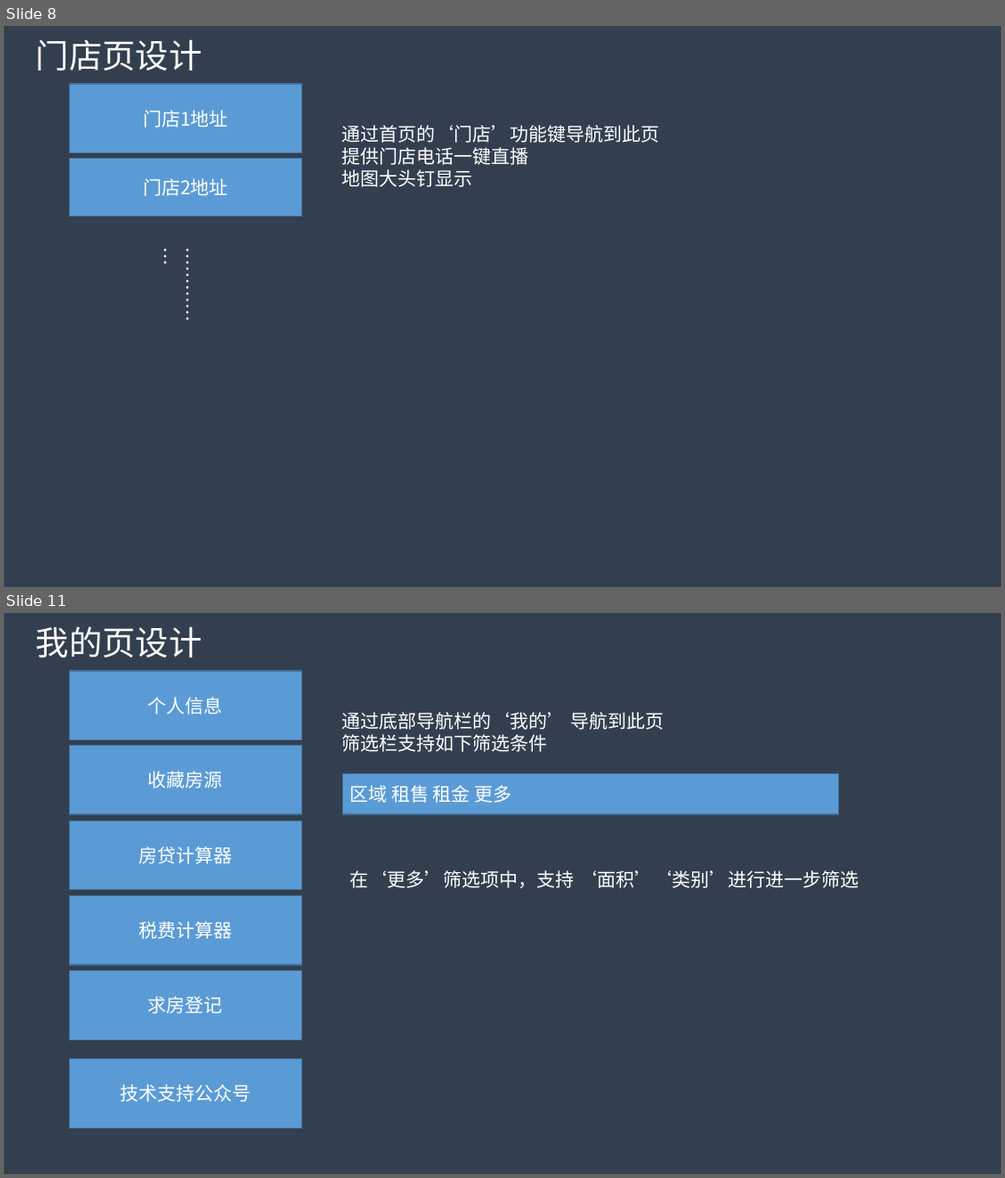
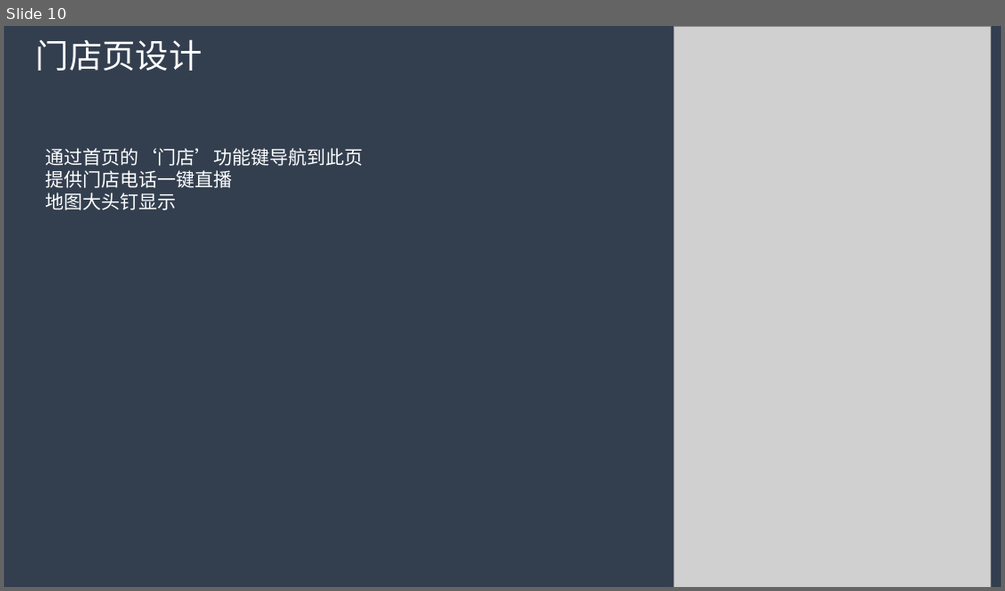
Before and after one commit to myfc-mp/myfc, a slide deck: docs/房产中介小程序方案设计.pptx. Shown one above the other, each under a label of ours: slides 8 and 11 before the commit, slide 10 after it; the slides between them are not shown. The pictures are 1005x1178 and 1005x591 pixels, drawn with LibreOffice and Linux fonts; fonts in the diff are those of the drawing; grey boxes stand for pictures. Boxes give left, top, right and bottom in pixels: in the first picture for what was removed or moved away, otherwise in the second. Text is boxed around its words. In the diff, an @@ line names an element or a change of style, - is before the commit and + after.

```diff
--- a/docs/房产中介小程序方案设计.pptx
+++ b/docs/房产中介小程序方案设计.pptx
@@ slide 11 removed at (4,613,1001,1174), background #333F50 @@
@@ text removed at (36,626,202,657) @@
-我的页设计
@@ rectangle removed at (70,671,301,740) @@
-个人信息
@@ text removed at (342,712,664,752) @@
-通过底部导航栏的‘我的’ 导航到此页
-筛选栏支持如下筛选条件
@@ rectangle removed at (70,746,301,814) @@
-收藏房源
@@ rectangle removed at (343,774,840,814) @@
-区域 租售 租金 更多
@@ rectangle removed at (70,821,301,890) @@
-房贷计算器
@@ text removed at (349,870,858,888) @@
-在‘更多’筛选项中，支持 ‘面积’‘类别’进行进一步筛选
@@ rectangle removed at (70,896,301,965) @@
-税费计算器
@@ rectangle removed at (70,971,301,1039) @@
-求房登记
@@ rectangle removed at (70,1059,301,1127) @@
-技术支持公众号
@@ what was slide 8 is now slide 10 @@
@@ slide 10 changed as well @@
@@ picture added at (674,26,991,587) @@
@@ rectangle removed at (70,84,301,153) @@
-门店1地址
@@ text "通过首页的‘门店’功能键导航到此页": place and size @@
-text "通过首页的‘门店’功能键导航到此页" at (342,125,660,187)
+text "通过首页的‘门店’功能键导航到此页" at (46,148,364,210)
@@ rectangle removed at (70,159,301,216) @@
-门店2地址
@@ text removed at (173,240,203,345) @@
-……………
```
Also in this commit, not shown: 2 other slides changed, 7 slides added, 7 other slides removed.
